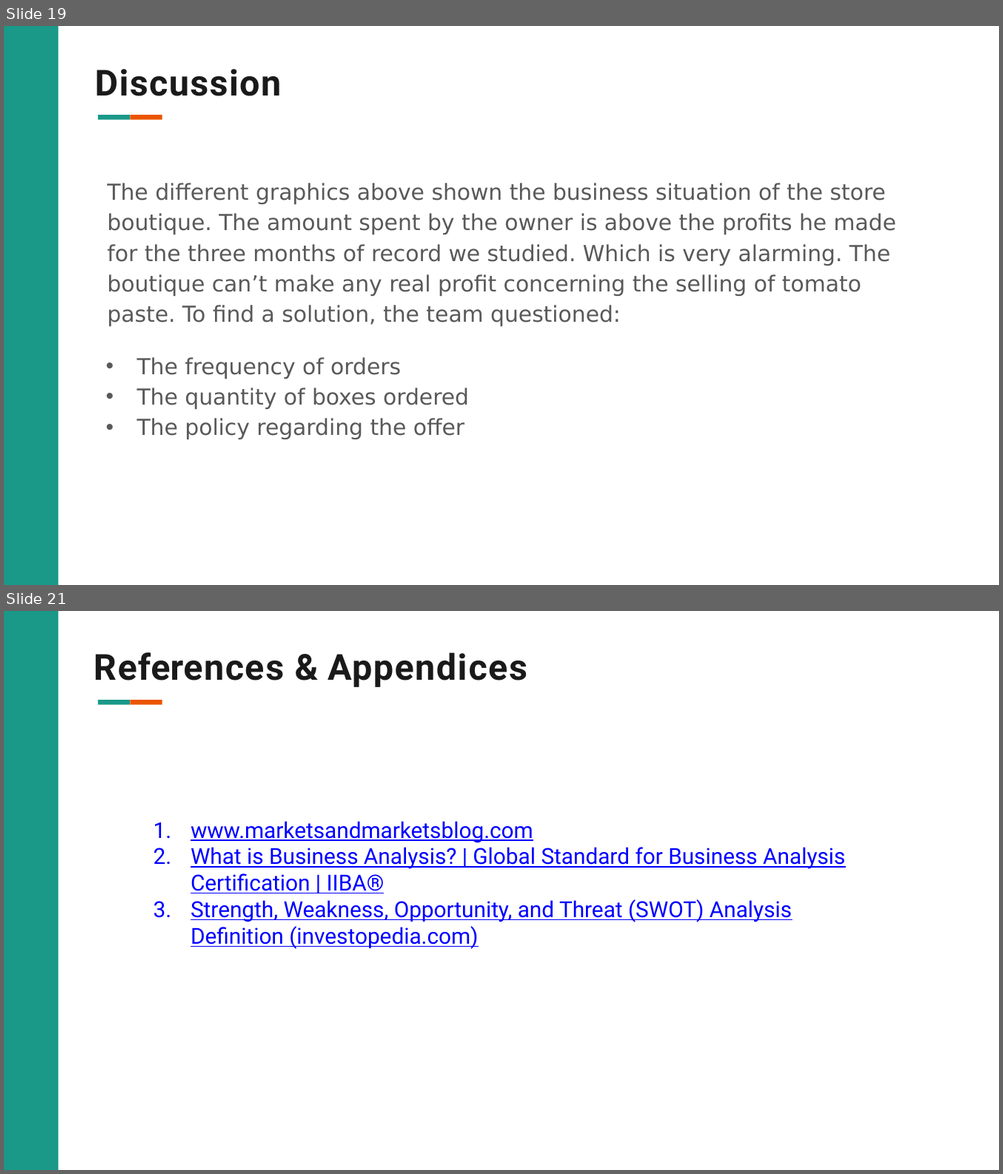
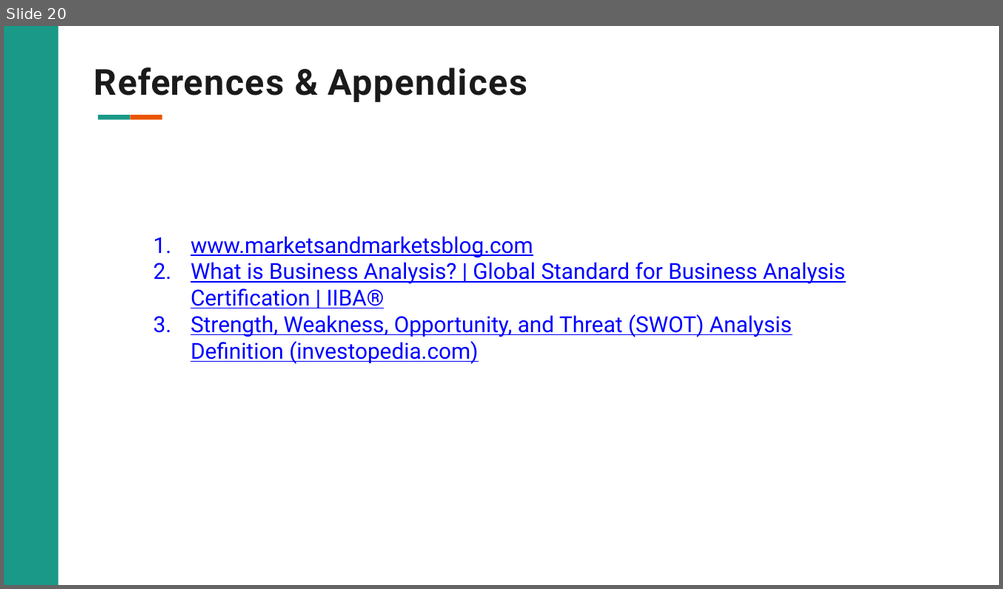
Before and after one commit to wizking-code/Mini-Project, a slide deck: Mini Project.pptx. Shown one above the other, each under a label of ours: slides 19 and 21 before the commit, slide 20 after it; the slides between them are not shown. The pictures are 1003x1174 and 1003x589 pixels, drawn with LibreOffice and Linux fonts; fonts in the diff are those of the drawing; background and template pictures are left out. Boxes give left, top, right and bottom in pixels: in the first picture for what was removed or moved away, otherwise in the second. Text is boxed around its words. In the diff, an @@ line names an element or a change of style, - is before the commit and + after.

```diff
--- a/Mini Project.pptx
+++ b/Mini Project.pptx
@@ slide 19 removed at box(4, 26, 999, 585), background #FFFFFF; not listed: 3 template elements that a slide beside it also shows @@
@@ title removed at box(95, 69, 282, 96) @@
-Discussion
@@ text removed at box(107, 183, 896, 440) @@
-The different graphics above shown the business situation of the store boutique. The amount spent by the owner is above the profits he made for the three months of record we studied. Which is very alarming. The boutique can’t make any real profit concerning the selling of tomato paste. To find a solution, the team questioned:
-• The frequency of orders
-• The quantity of boxes ordered
-• The policy regarding the offer
@@ what was slide 21 is now slide 20 @@
```
Also in this commit, not shown: 5 slides changed, 1 slide added, 1 other slide removed.
